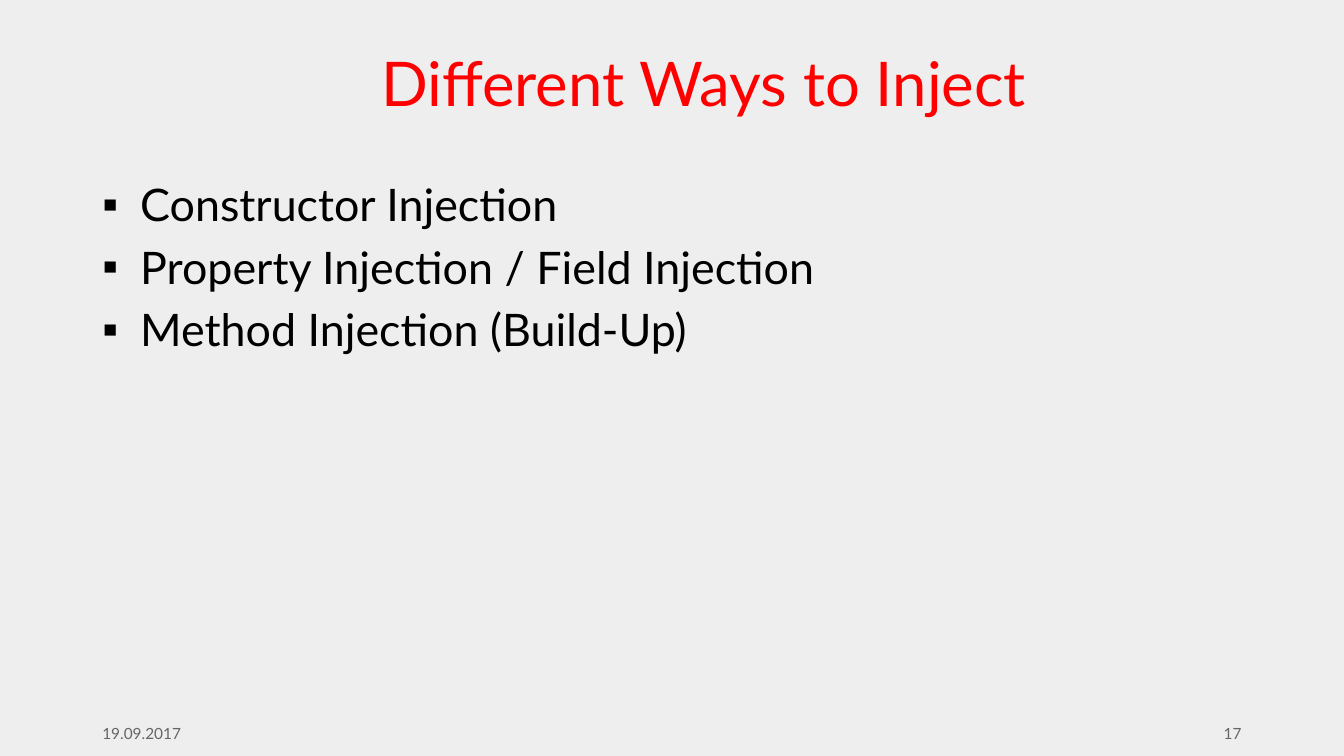
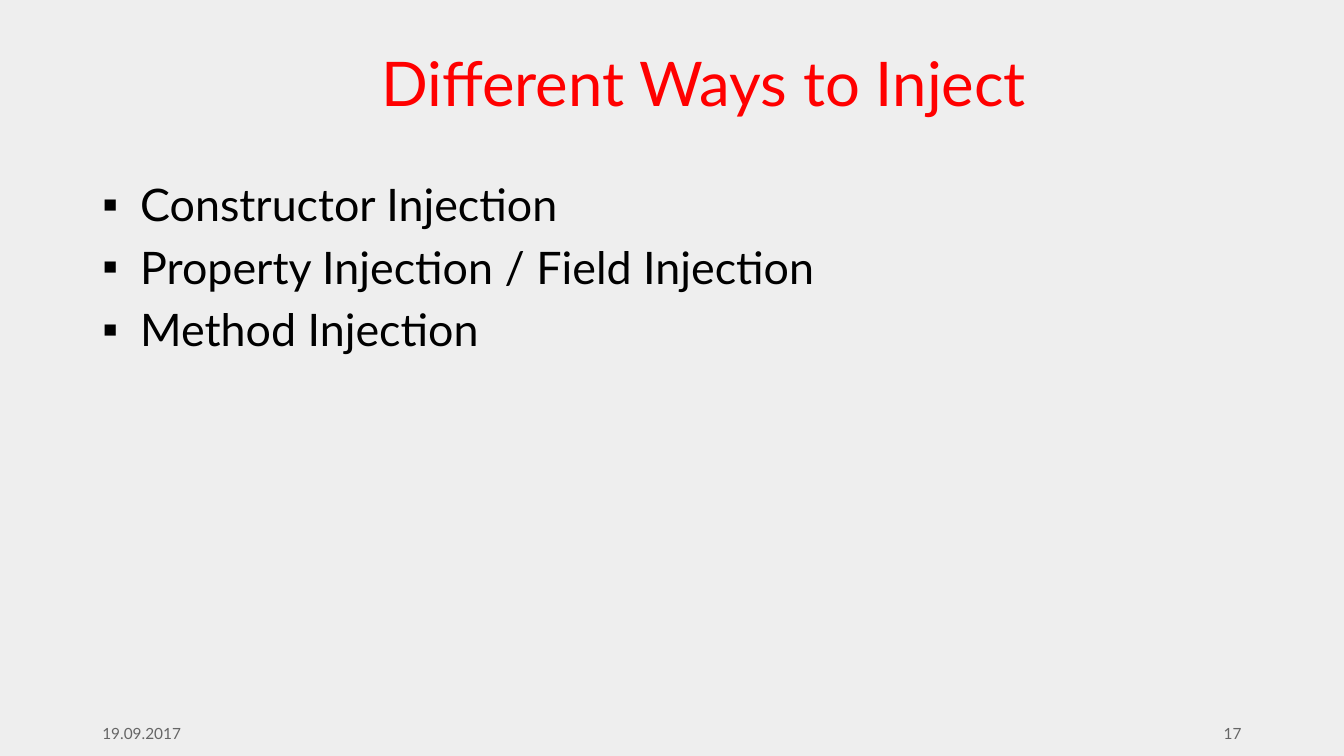
Before and after one commit to feO2x/AdcCore2017.DependencyInjection, a slide deck: slide 17 of ADC Core 2017 - Designing ASP.NET Core Apps with Dependency Injection in Mind.pptx. Drawn at 1344x756 pixels with LibreOffice and Linux fonts; fonts in the diff are those of the drawing; background and template pictures are left out. Boxes give left, top, right and bottom in pixels: in the first picture for what was removed or moved away, otherwise in the second. Text is boxed around its words. In the diff, an @@ line names an element or a change of style, - is before the commit and + after.

```diff
--- a/ADC Core 2017 - Designing ASP.NET Core Apps with Dependency Injection in Mind.pptx
+++ b/ADC Core 2017 - Designing ASP.NET Core Apps with Dependency Injection in Mind.pptx
@@ text at <box>140,313,479,354</box>: text changed @@
-▪ Method Injection (Build-Up)
+▪ Method Injection
```
Also in this commit, not shown: 1 other slide changed, 6 slides added, 1 other file.
